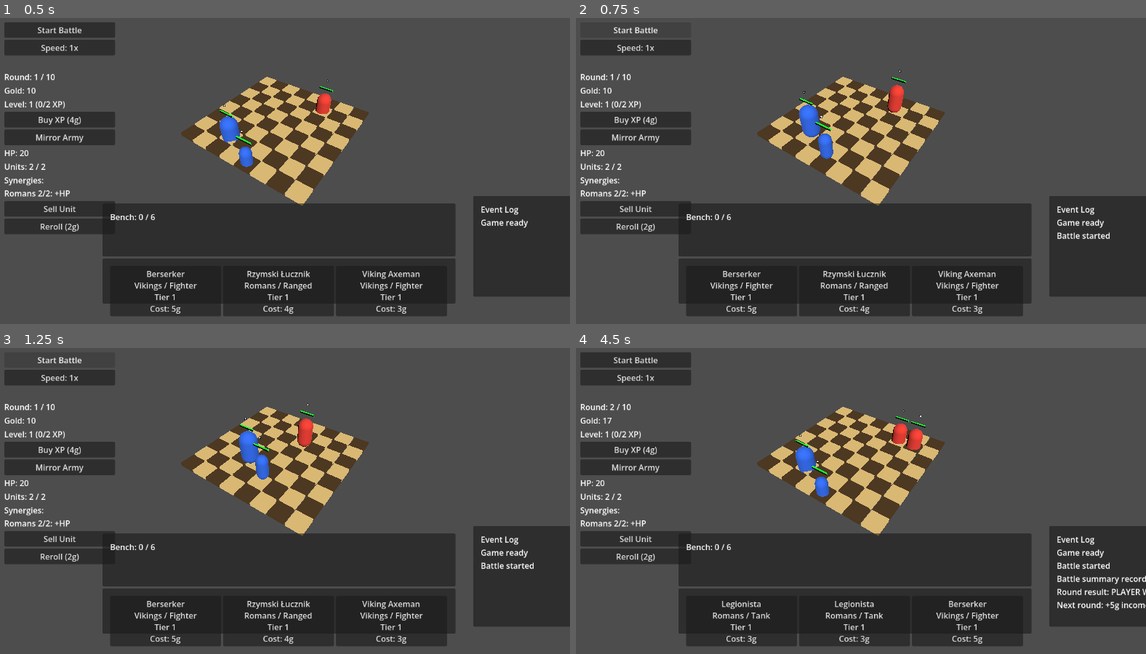
Above: before the commit, frames 1-4 (two rows, left to right).
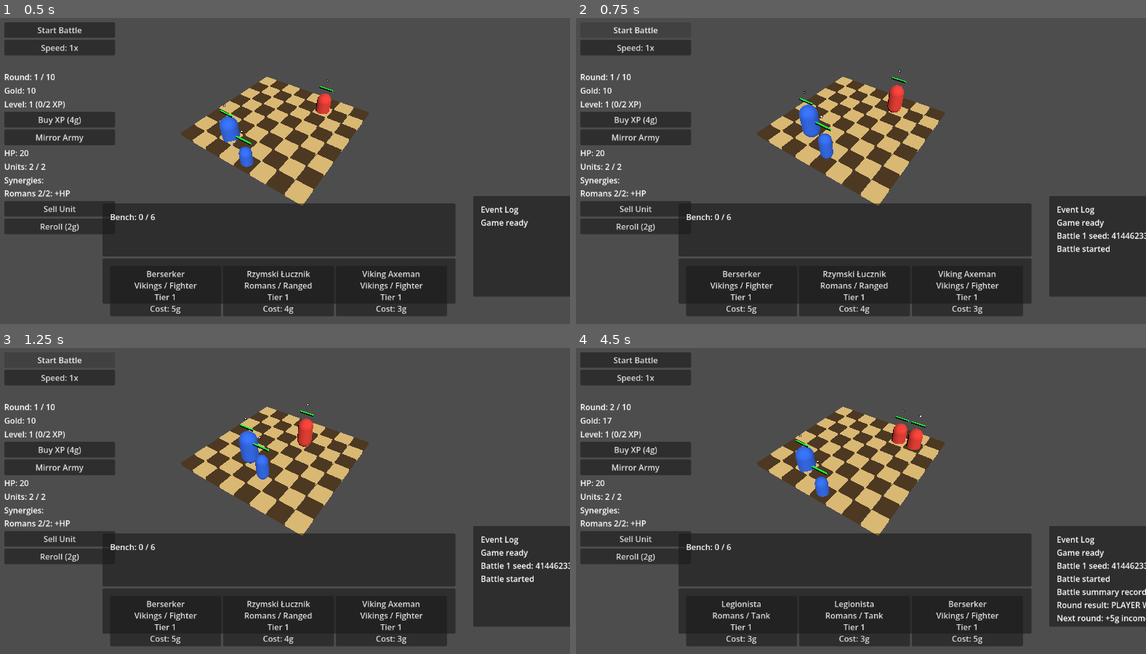
Above: after the commit, the same moments.

Repository: janmgryka-bit/warmarket
Game: Godot game, scene res://scenes/Main.tscn
Same seed, same stepped clock (60 frames per second), same inputs: the game is played once before the commit and once after it.
Inputs:
- Up to frame 1 (0.5 s): no input
- Up to frame 2 (0.75 s): click "Start Battle" at 0.5 s
- Up to frame 3 (1.25 s): no input
- Up to frame 4 (4.5 s): click "Start Battle" at 1.25 s; click "Speed: 1x" at 2 s; click "Speed: 2x" at 2.75 s; click "Speed: 4x" at 3.5 s; click "Next Round" at 4.25 s

Frame 1 is identical in both runs. In frame 2, 0.3% of the frame differs, in the area x 84-100%, y 70-77%; in frame 3, 0.3%; in frame 4, 0.8%, in the area x 84-100%, y 70-91%.

Commit message:
Add battle seed metadata

Diff:
--- a/godot_project/war-market/scripts/game.gd
+++ b/godot_project/war-market/scripts/game.gd
@@ -38,6 +38,8 @@
 var event_log: Array[String] = []
 var max_event_log_entries: int = 8
 var last_battle_summary: Dictionary = {}
+var current_battle_id: int = 0
+var current_battle_seed: int = 0
 
 # Selection Helpers
 func clear_shop_selection() -> void:
@@ -745,10 +747,15 @@
 		return
 	start_battle()
 
+func generate_battle_seed() -> int:
+	return randi()
+
 func start_battle() -> void:
 	if not is_preparation_phase():
 		return
 
+	current_battle_id += 1
+	current_battle_seed = generate_battle_seed()
 	battle_started = true
 	round_ended = false
 	round_result_label.text = ""
@@ -756,6 +763,7 @@
 
 	clear_all_selection()
 
+	add_event_log("Battle %d seed: %d" % [current_battle_id, current_battle_seed])
 	add_event_log("Battle started")
 
 	var units := get_tree().get_nodes_in_group("units")
@@ -797,6 +805,8 @@
 	var opponent_source = "snapshot" if use_snapshot_opponent else "pve_wave"
 	var opponent_snapshot = opponent_army_snapshot if use_snapshot_opponent else create_spawned_opponent_army_snapshot()
 	return {
+		"battle_id": current_battle_id,
+		"battle_seed": current_battle_seed,
 		"round_number": round_number,
 		"result": result_text,
 		"player_health": player_health,
@@ -979,6 +989,8 @@
 	player_health = starting_player_health
 	player_level = 1
 	player_xp = 0
+	current_battle_id = 0
+	current_battle_seed = 0
 	reset_battle_speed()
 	update_max_player_units()
 	event_log.clear()
--- a/godot_project/war-market/tests/smoke_test.gd
+++ b/godot_project/war-market/tests/smoke_test.gd
@@ -527,10 +527,16 @@
 
 func test_battle_summary() -> void:
 	var game = await load_game()
+	var battle_id_before = game.current_battle_id
+	game.start_battle()
+	assert_eq(game.current_battle_id, battle_id_before + 1, "Starting battle should increment battle id")
+	assert_true(game.current_battle_seed != 0, "Starting battle should generate a battle seed")
 	game.end_round("PLAYER WINS")
 	var summary = game.last_battle_summary
 	assert_true(not summary.is_empty(), "Battle summary should be recorded after round end")
 	assert_eq(summary["result"], "PLAYER WINS", "Battle summary should record result")
+	assert_eq(summary["battle_id"], game.current_battle_id, "Battle summary should record battle id")
+	assert_eq(summary["battle_seed"], game.current_battle_seed, "Battle summary should record battle seed")
 	assert_true(summary.has("player_army_snapshot"), "Battle summary should include player army snapshot")
 	assert_true(summary.has("opponent_source"), "Battle summary should include opponent source")
 	assert_true(typeof(summary["surviving_units"]) == TYPE_ARRAY, "Battle summary surviving units should be an array")
